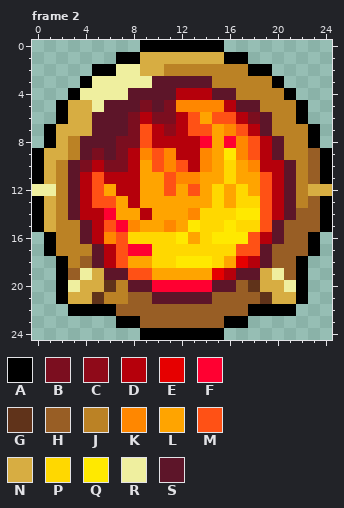
Pixel-art file -- concept_art/affinities.aseprite. Above, as it was before the edit.
25x25 pixels, 17 frames. Colours within 5 levels of each other are drawn and written as one. Shown: frame 2. The commit also changed other frames, which this record leaves out.
Palette (. is transparent): A #000000  B #7b0e1f  C #8f0a19  D #b5000b  E #e60000  F #ff0031  G #60331a  H #985e25  J #bb8225  K #ff8700  L #ffa400  M #ff5115  N #d7ad42  P #ffd800  Q #ffe900  R #efef9f  S #5d1529
After:
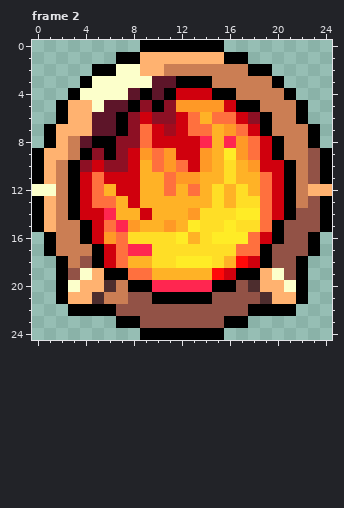
Difference:
colour B: #7b0e1f -> #8d1024
colour C: #8f0a19 -> #a40b1d
colour D: #b5000b -> #d0000d
colour E: #e60000 -> #ff0909
colour F: #ff0031 -> #ff2650
colour G: #60331a -> #4d2d2e
colour H: #985e25 -> #925246
colour J: #bb8225 -> #cb7e54
colour K: #ff8700 -> #ff9926
colour L: #ffa400 -> #ffb226
colour M: #ff5115 -> #ff703e
colour N: #d7ad42 -> #ffb270
colour P: #ffd800 -> #ffde26
colour Q: #ffe900 -> #ffec26
colour R: #efef9f -> #fcffcb
Changed rows in their new state; - is a pixel that keeps its letter.
Frame 2, layer "frame":
first column x 3:
 3 ---------AAA-------
 4 ------A-A---AA-----
 5 -----A-A------AA---
 6 ----A-----------A--
 7 ----A-----------A--
 8 --AA-------------A-
 9 -A-A-------------A-
10 A-----------------A
11 A-----------------A
12 A-----------------A
13 A-----------------A
14 A-----------------A
15 -A---------------A-
16 -A---------------A-
17 --A-------------A--
18 --A-------------A--
19 ---AA---------AA---
20 -----AA-----AA-----
21 -------AAAAA-------
